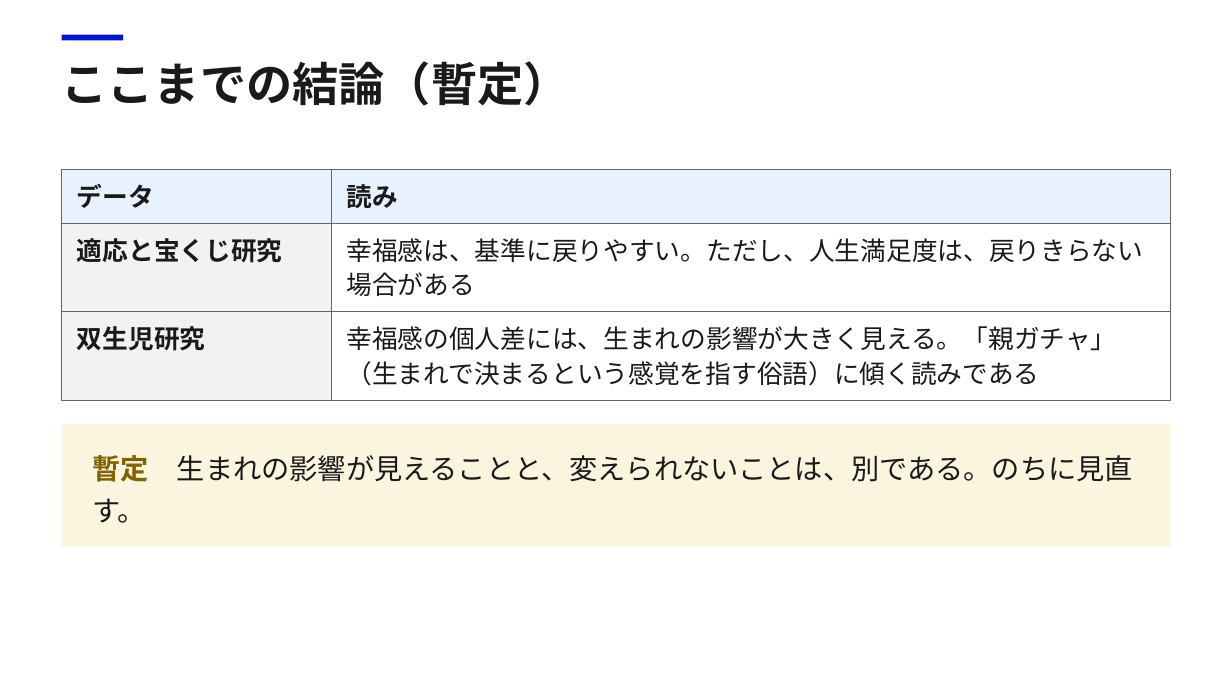
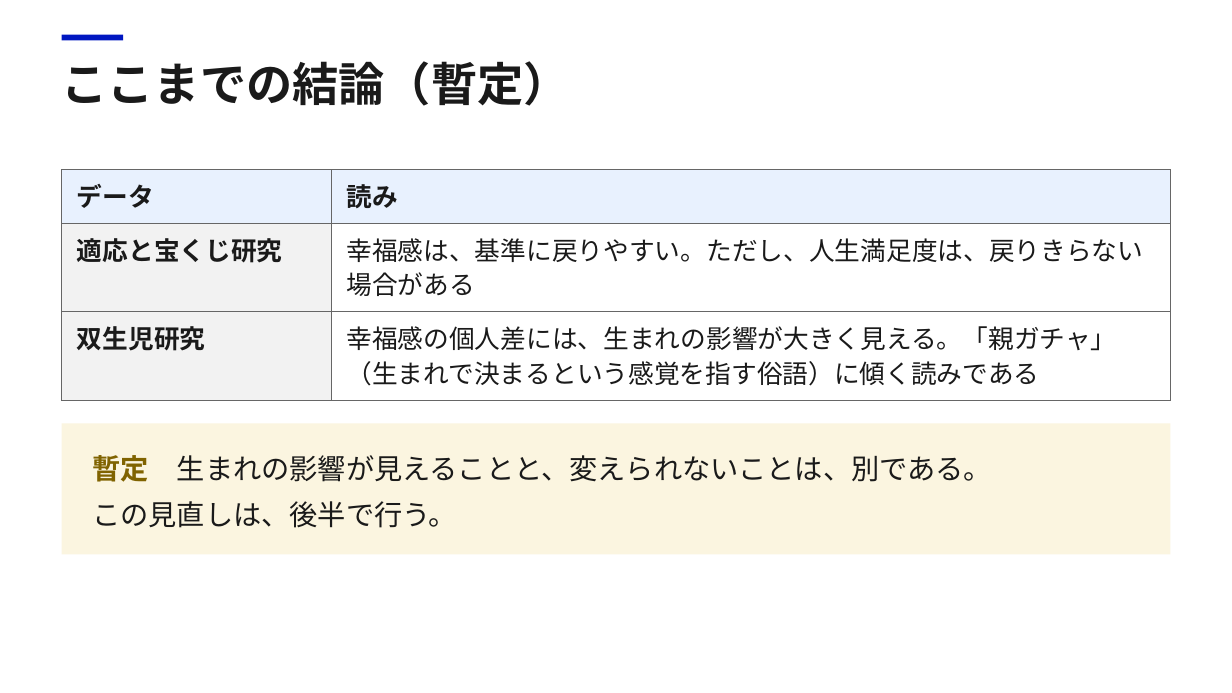
Before and after one commit to Daisetsu1980/markitdown, a slide deck: slide 7 of work/幸福_第2回/幸福_第2回.pptx. Drawn at 1232x693 pixels with LibreOffice and Linux fonts; fonts in the diff are those of the drawing. Boxes give left, top, right and bottom in pixels: in the first picture for what was removed or moved away, otherwise in the second. Text is boxed around its words. In the diff, an @@ line names an element or a change of style, - is before the commit and + after.

```diff
--- a/work/幸福_第2回/幸福_第2回.pptx
+++ b/work/幸福_第2回/幸福_第2回.pptx
@@ rectangle: place and size @@
-rectangle at [62,423,1171,546]
+rectangle at [62,423,1171,555]
@@ text at [92,455,992,528]: text changed @@
-暫定 生まれの影響が見えることと、変えられないことは、別である。のちに見直す。
+暫定 生まれの影響が見えることと、変えられないことは、別である。
+この見直しは、後半で行う。
```
Also in this commit, not shown: 9 other slides changed, 16 other files.
